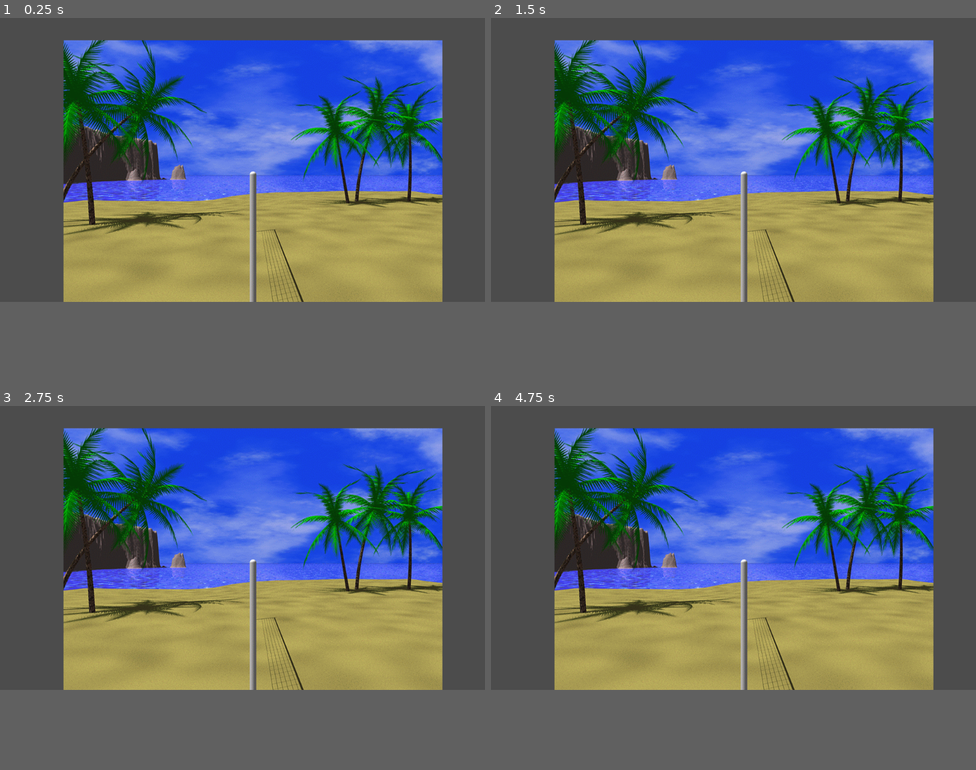
Above: before the commit, frames 1-4 (two rows, left to right).
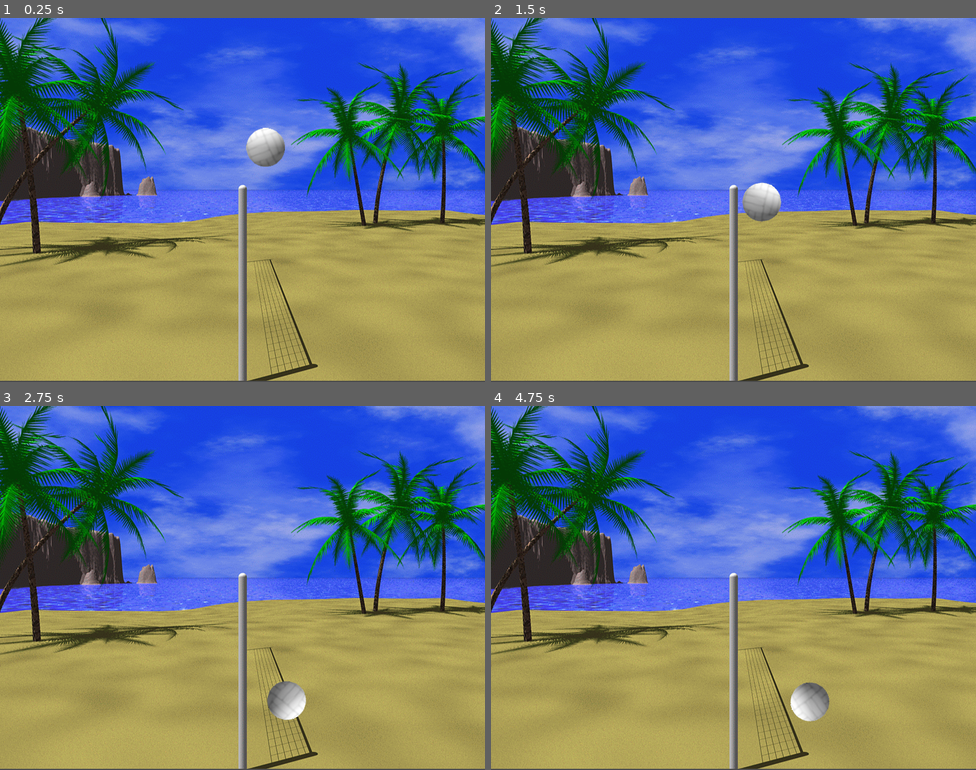
Above: after the commit, the same moments.

Repository: h4de5/BlobbyValley
Game: Godot game, scene res://game/main/main.tscn
Two runs of this game, one before a commit and one after it. Both use one fixed random seed, a clock stepped at 60 frames per second and the inputs below. Before the commit the project has no main scene; this scene is started directly in both runs.
Inputs:
- Up to frame 1 (0.25 s): no input
- Up to frame 2 (1.5 s): no input
- Up to frame 3 (2.75 s): no input
- Up to frame 4 (4.75 s): no input
In our replay, the window is 800x468 before the commit and 800x600 after it. These sizes can differ from the game's own. Grey fills any space a smaller window leaves; there, only what the larger window draws over its background counts as a difference.

The runs differ from the first frame. In frame 1, 51% of the frame differs, in the area x 0-100%, y 0-100%; in frame 2, 50%; in frame 3, 51%; in frame 4, 51%.

Commit message:
Playing field

Diff:
--- a/game/main/main.tscn
+++ b/game/main/main.tscn
@@ -1,20 +1,47 @@
-[gd_scene load_steps=4 format=2]
+[gd_scene load_steps=8 format=2]
 
 [ext_resource path="res://game/main/strand2.png" type="Texture" id=1]
+[ext_resource path="res://game/objects/ball01.png" type="Texture" id=2]
 
 [sub_resource type="RectangleShape2D" id=1]
 
 custom_solver_bias = 0.0
-extents = Vector2( 10, 10 )
+extents = Vector2( 400, 40 )
+
+[sub_resource type="RectangleShape2D" id=3]
+
+custom_solver_bias = 0.0
+extents = Vector2( 5, 300 )
+
+[sub_resource type="RectangleShape2D" id=4]
+
+custom_solver_bias = 0.0
+extents = Vector2( 5, 300 )
+
+[sub_resource type="CapsuleShape2D" id=5]
+
+custom_solver_bias = 0.0
+radius = 7.0
+height = 340.0
 
 [sub_resource type="CircleShape2D" id=2]
 
 custom_solver_bias = 0.0
-radius = 10.0
+radius = 32.116
 
 [node name="world" type="Node2D" index="0"]
 
-[node name="floor" type="StaticBody2D" parent="." index="0"]
+[node name="background" type="Node2D" parent="." index="0"]
+
+_sections_unfolded = [ "Transform" ]
+
+[node name="Sprite" type="Sprite" parent="background" index="0"]
+
+position = Vector2( 399.916, 298.311 )
+texture = ExtResource( 1 )
+_sections_unfolded = [ "Transform" ]
+
+[node name="field" type="StaticBody2D" parent="." index="1"]
 
 input_pickable = false
 collision_layer = 1
@@ -25,27 +52,40 @@
 bounce = 0.0
 _sections_unfolded = [ "Transform" ]
 
-[node name="Sprite" type="Sprite" parent="floor" index="0"]
+[node name="floor" type="CollisionShape2D" parent="field" index="0"]
 
-position = Vector2( 533.832, 347.311 )
-texture = ExtResource( 1 )
-_sections_unfolded = [ "Transform" ]
-
-[node name="CollisionShape2D" type="CollisionShape2D" parent="floor" index="1"]
-
+position = Vector2( 400, 560 )
 shape = SubResource( 1 )
 _sections_unfolded = [ "Transform" ]
 
-[node name="ball" type="RigidBody2D" parent="." index="1"]
+[node name="left" type="CollisionShape2D" parent="field" index="1"]
 
-position = Vector2( 535.294, 353.588 )
+position = Vector2( 0, 300 )
+shape = SubResource( 3 )
+_sections_unfolded = [ "Material", "Transform", "Visibility" ]
+
+[node name="right" type="CollisionShape2D" parent="field" index="2"]
+
+position = Vector2( 800, 300 )
+shape = SubResource( 4 )
+_sections_unfolded = [ "Material", "Transform", "Visibility" ]
+
+[node name="pole" type="CollisionShape2D" parent="field" index="3"]
+
+position = Vector2( 400, 450 )
+shape = SubResource( 5 )
+_sections_unfolded = [ "Material", "Transform", "Visibility" ]
+
+[node name="ball" type="RigidBody2D" parent="." index="2"]
+
+position = Vector2( 438.294, 211.588 )
 input_pickable = false
 collision_layer = 1
 collision_mask = 1
 mode = 0
-mass = 1.0
+mass = 5.0
 friction = 1.0
-bounce = 0.0
+bounce = 0.5
 gravity_scale = 1.0
 custom_integrator = false
 continuous_cd = 0
@@ -56,10 +96,15 @@
 linear_velocity = Vector2( 0, 0 )
 linear_damp = -1.0
 angular_velocity = 0.0
-angular_damp = -1.0
+angular_damp = 0.05
+_sections_unfolded = [ "Angular", "Applied Forces" ]
 
 [node name="CollisionShape2D" type="CollisionShape2D" parent="ball" index="0"]
 
 shape = SubResource( 2 )
+_sections_unfolded = [ "Transform" ]
 
 [node name="Sprite" type="Sprite" parent="ball" index="1"]
+
+position = Vector2( 0, -1 )
+texture = ExtResource( 2 )
--- a/project.godot
+++ b/project.godot
@@ -11,7 +11,13 @@
 [application]
 
 config/name="BlobbyValley"
+run/main_scene="res://game/main/main.tscn"
 config/icon="res://icon.png"
+
+[display]
+
+window/size/width=800
+window/dpi/allow_hidpi=true
 
 [rendering]
 
